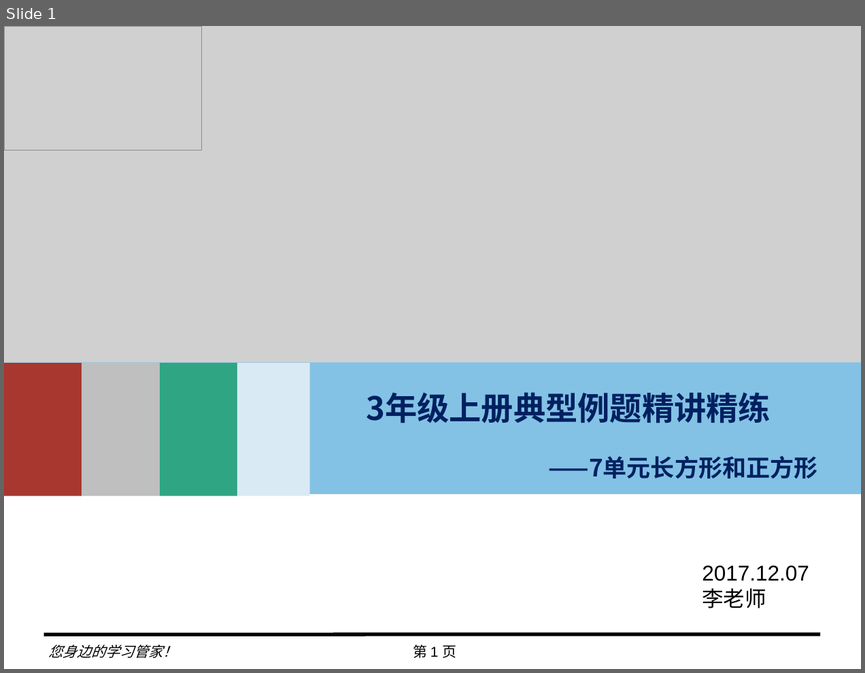
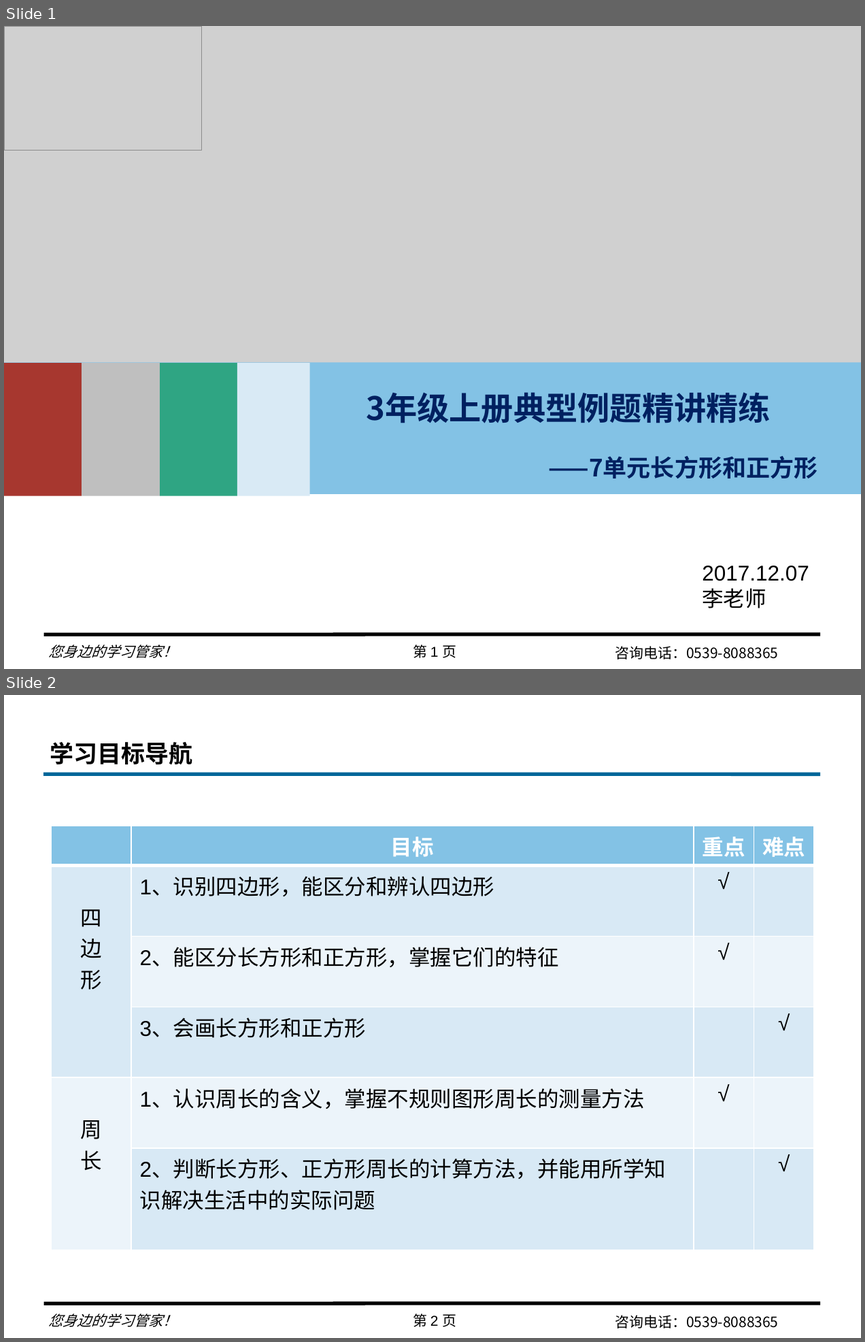
Before and after one commit to lihy68/JuvenHAM, a slide deck: 2017秋季/数学/三年级/3上7单元典型例题讲练.pptx. Shown one above the other, each under a label of ours: slide 1 before the commit, slides 1 and 2 after it. The pictures are 865x673 and 865x1342 pixels, drawn with LibreOffice and Linux fonts; fonts in the diff are those of the drawing; grey boxes stand for pictures; background and template pictures are left out. Boxes give left, top, right and bottom in pixels: in the first picture for what was removed or moved away, otherwise in the second. Text is boxed around its words. In the diff, an @@ line names an element or a change of style, - is before the commit and + after.

```diff
--- a/2017秋季/数学/三年级/3上7单元典型例题讲练.pptx
+++ b/2017秋季/数学/三年级/3上7单元典型例题讲练.pptx
@@ slide 2 added at box(4, 695, 861, 1338), background #FFFFFF; not listed: 4 template elements that a slide beside it also shows @@
@@ title added at box(50, 742, 192, 764), 20 pt, text #000000, bold @@
+学习目标导航
@@ line added from (43, 774) to (820, 774), #006699 3 pt @@
@@ table added at box(51, 826, 814, 1212), 6 rows, 4 columns @@
+ | 目标 | 重点 | 难点
+四 / 边 / 形 | 1、识别四边形，能区分和辨认四边形 | √ | 
+ | 2、能区分长方形和正方形，掌握它们的特征 | √ | 
+ | 3、会画长方形和正方形 |  | √
+周 / 长 | 1、认识周长的含义，掌握不规则图形周长的测量方法 | √ | 
+ | 2、判断长方形、正方形周长的计算方法，并能用所学知识解决生活中的实际问题 |  | √
@@ slide 1 changed as well @@
@@ text added at box(615, 645, 778, 659), 12 pt, text #000000 @@
+咨询电话：0539-8088365
```
Also in this commit, not shown: 4 other slides changed, 1 other slide added.
